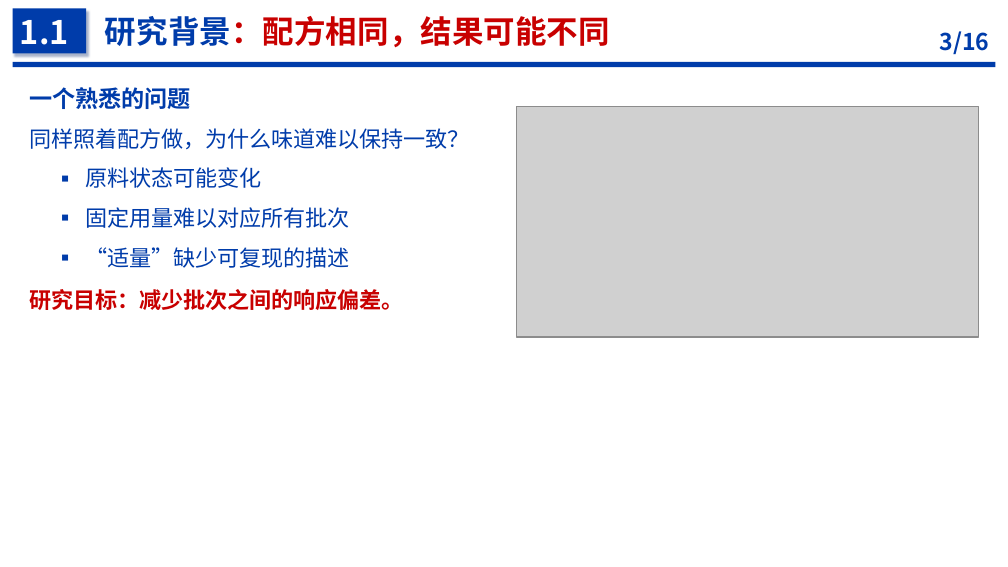
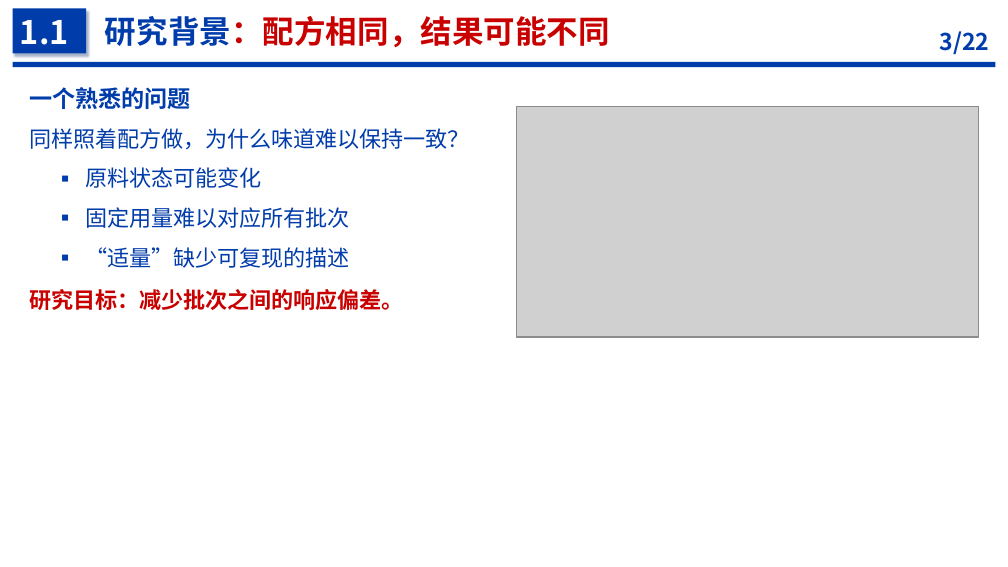
Before and after one commit to PaoShou-China/thesis-defense-slidev, a slide deck: slide 3 of template/examples/tomato/tomato-research.pptx. Drawn at 1008x567 pixels with LibreOffice and Linux fonts; fonts in the diff are those of the drawing; grey boxes stand for pictures. Boxes give left, top, right and bottom in pixels: in the first picture for what was removed or moved away, otherwise in the second. Text is boxed around its words. In the diff, an @@ line names an element or a change of style, - is before the commit and + after.

```diff
--- a/template/examples/tomato/tomato-research.pptx
+++ b/template/examples/tomato/tomato-research.pptx
@@ text at (940,31,990,55): text changed @@
-3/16
+3/22
```
Also in this commit, not shown: 11 other slides changed, 8 slides added, 2 slides removed, 44 other files.
